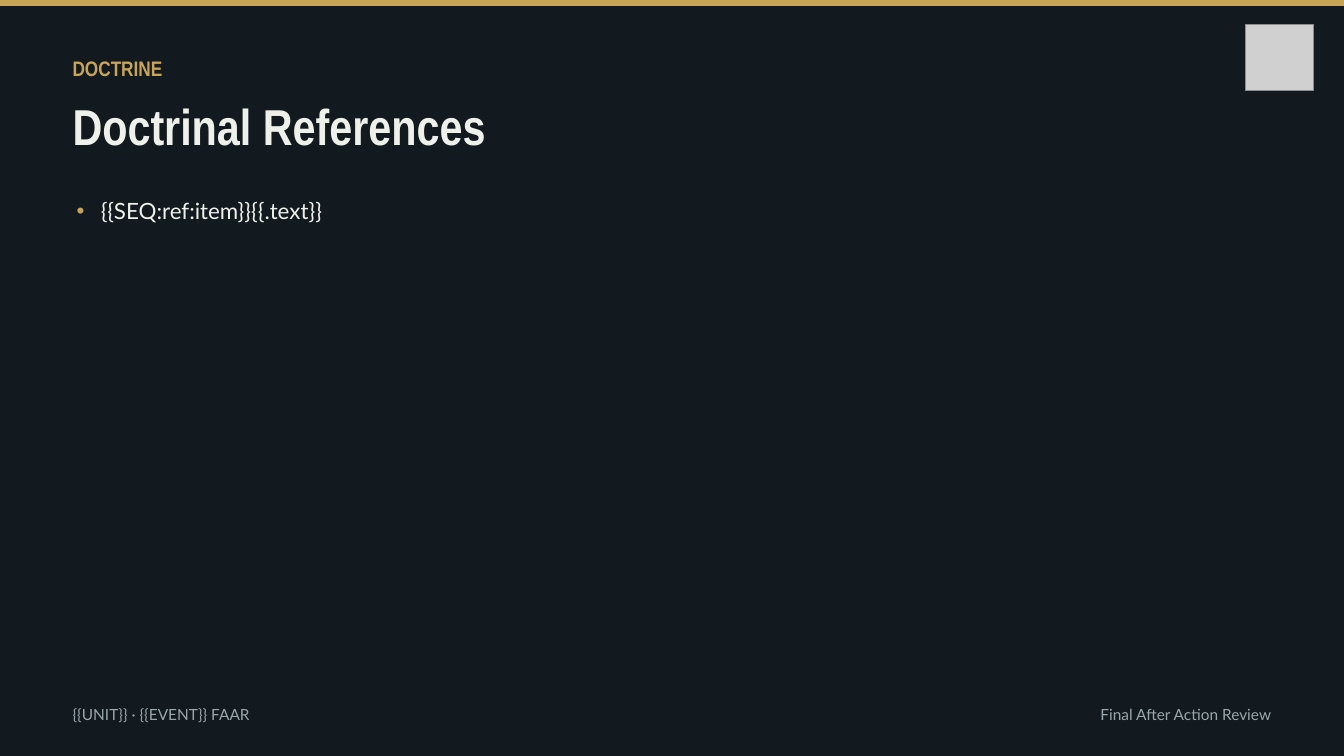
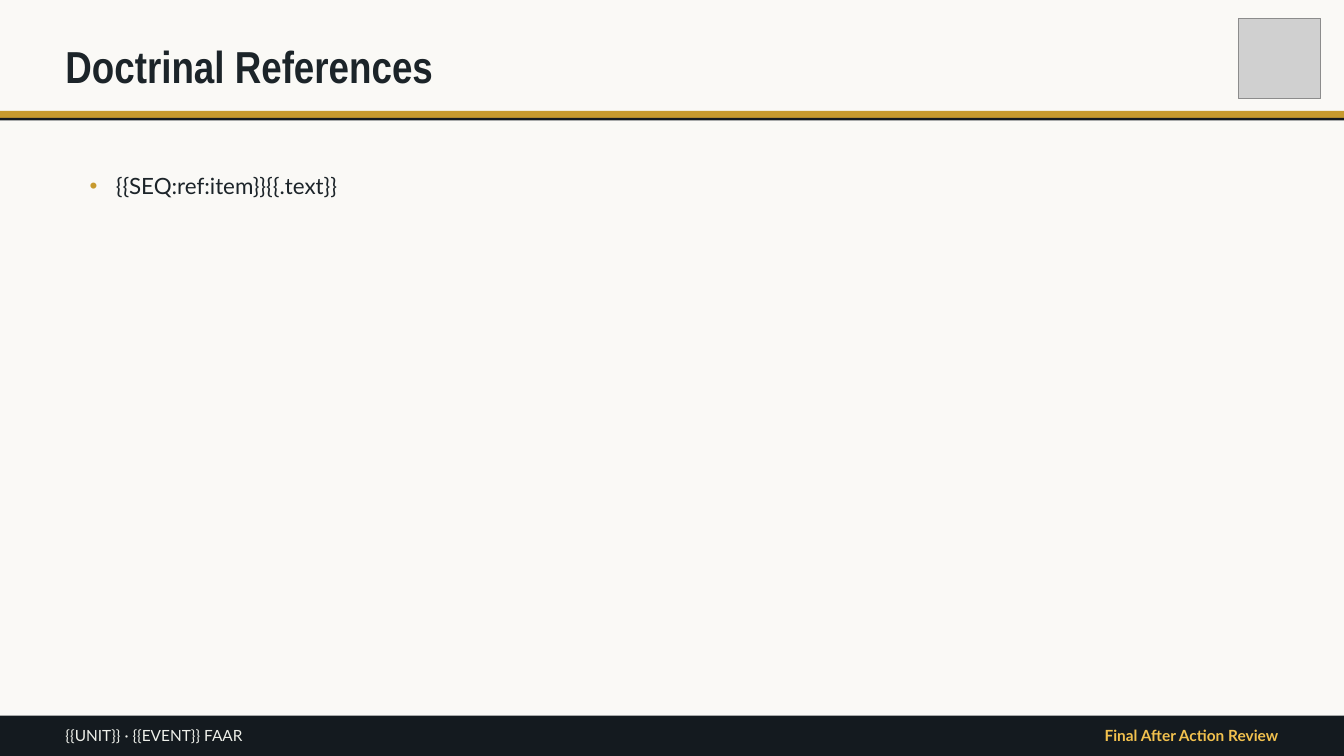
Before and after one commit to bwest63/trace, a slide deck: slide 15 of templates/faar-template.pptx (slide 19 before the commit). Drawn at 1344x756 pixels with LibreOffice and Linux fonts; fonts in the diff are those of the drawing; grey boxes stand for pictures. Boxes give left, top, right and bottom in pixels: in the first picture for what was removed or moved away, otherwise in the second. Text is boxed around its words. In the diff, an @@ line names an element or a change of style, - is before the commit and + after.

```diff
--- a/templates/faar-template.pptx
+++ b/templates/faar-template.pptx
@@ background #131A1F to #FAF9F6 @@
@@ text "Doctrinal References": place and size @@
-text "Doctrinal References" at (73,108,486,146)
+text "Doctrinal References" at (65,50,433,84)
@@ text "Doctrinal References" at (65,50,433,84): size 36 to 32 pt, text colour #EEF0EA to #1C2429; vertical alignment top to middle @@
@@ picture: place and size @@
-picture at (1245,24,1314,91)
+picture at (1238,18,1321,99)
@@ text removed at (73,61,163,76) @@
-DOCTRINE
@@ rectangle: place and size @@
-rectangle at (0,0,1344,6)
+rectangle at (0,111,1344,118)
@@ rectangle at (0,111,1344,118): fill #C7A458 to #C79A2E @@
@@ rectangle added at (0,118,1344,121), fill #141A1F @@
@@ text "{{SEQ:ref:item}}{{.text}}": place and size @@
-text "{{SEQ:ref:item}}{{.text}}" at (101,202,322,223)
+text "{{SEQ:ref:item}}{{.text}}" at (116,177,337,198)
@@ text "{{SEQ:ref:item}}{{.text}}" at (116,177,337,198): text colour #EEF0EA to #1C2429; indent changed; less space between paragraphs; bullet colour #C7A458 to #C79A2E @@
@@ rectangle added at (0,716,1344,756), fill #141A1F @@
@@ text "{{UNIT}} · {{EVENT}} FAAR": place and size @@
-text "{{UNIT}} · {{EVENT}} FAAR" at (73,708,249,722)
+text "{{UNIT}} · {{EVENT}} FAAR" at (65,729,242,744)
@@ text "{{UNIT}} · {{EVENT}} FAAR" at (65,729,242,744): text colour #9AA6AD to #EEF0EA; vertical alignment top to middle @@
@@ text "Final After Action Review": place and size @@
-text "Final After Action Review" at (1100,708,1271,720)
+text "Final After Action Review" at (1105,729,1278,741)
@@ text "Final After Action Review" at (1105,729,1278,741): text colour #9AA6AD to #F2C14E, bold on; vertical alignment top to middle @@
```
Also in this commit, not shown: 13 other slides changed, 1 slide added, 5 slides removed, 6 other files.
